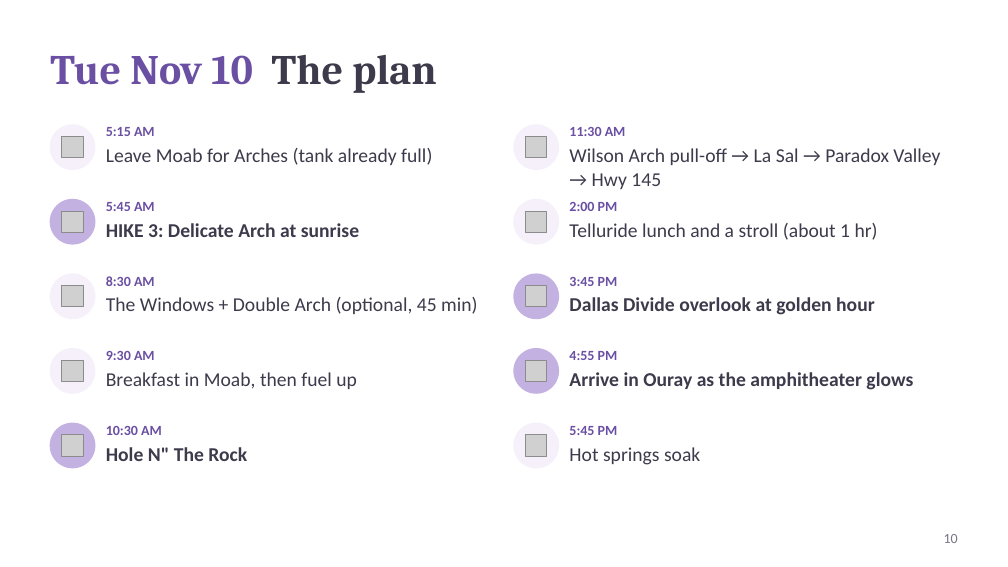
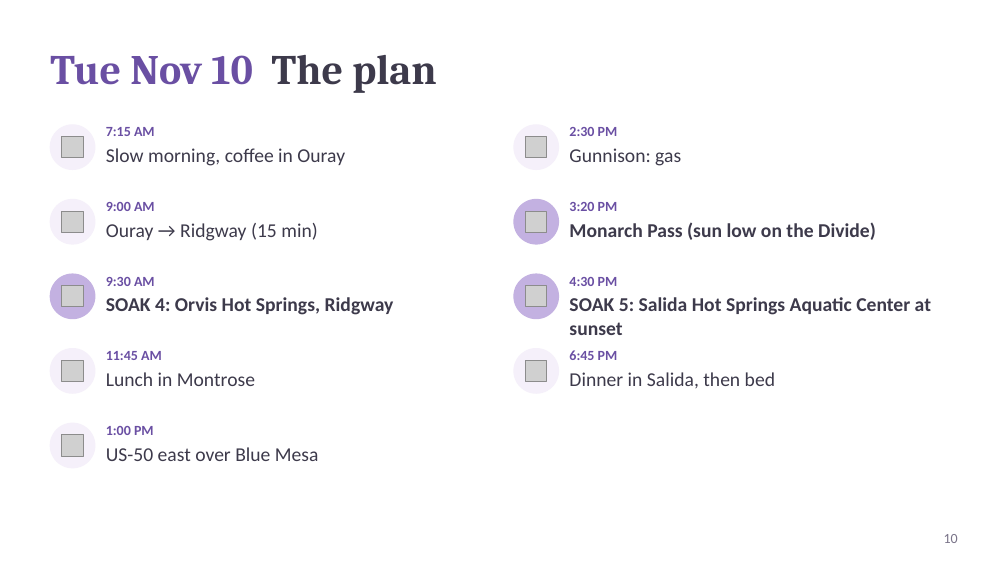
Before and after one commit to kohl-crypto/desert-to-divide, a slide deck: slide 10 of Desert-to-Divide-Tour-Guide.pptx. Drawn at 1008x567 pixels with LibreOffice and Linux fonts; fonts in the diff are those of the drawing; grey boxes stand for pictures. Boxes give left, top, right and bottom in pixels: in the first picture for what was removed or moved away, otherwise in the second. Text is boxed around its words. In the diff, an @@ line names an element or a change of style, - is before the commit and + after.

```diff
--- a/Desert-to-Divide-Tour-Guide.pptx
+++ b/Desert-to-Divide-Tour-Guide.pptx
@@ text at [106,127,155,136]: text changed @@
-5:15 AM
+7:15 AM
@@ text at [106,148,345,166]: text changed @@
-Leave Moab for Arches (tank already full)
+Slow morning, coffee in Ouray
@@ text at [569,127,618,136]: text changed @@
-11:30 AM
+2:30 PM
@@ text at [569,148,681,166]: text changed @@
-Wilson Arch pull-off → La Sal → Paradox Valley → Hwy 145
+Gunnison: gas
@@ text at [106,202,155,211]: text changed @@
-5:45 AM
+9:00 AM
@@ ellipse at [514,200,558,244]: fill #F5F0FA to #C3B1E1; outline #F5F0FA 1 pt to #C3B1E1 1 pt @@
@@ text at [569,202,618,211]: text changed @@
-2:00 PM
+3:20 PM
@@ text at [106,223,317,241]: text changed; bold off @@
-HIKE 3: Delicate Arch at sunrise
+Ouray → Ridgway (15 min)
@@ text at [569,222,876,240]: text changed; bold on @@
-Telluride lunch and a stroll (about 1 hr)
+Monarch Pass (sun low on the Divide)
@@ ellipse at [50,274,95,319]: fill #F5F0FA to #C3B1E1; outline #F5F0FA 1 pt to #C3B1E1 1 pt @@
@@ text at [106,297,394,315]: text changed; bold on @@
-The Windows + Double Arch (optional, 45 min)
+SOAK 4: Orvis Hot Springs, Ridgway
@@ text at [569,277,618,286]: text changed @@
-3:45 PM
+4:30 PM
@@ text at [569,297,931,335]: text changed @@
-Dallas Divide overlook at golden hour
+SOAK 5: Salida Hot Springs Aquatic Center at sunset
@@ text at [106,351,162,360]: text changed @@
-9:30 AM
+11:45 AM
@@ fill #C3B1E1 to #F5F0FA; outline #C3B1E1 1 pt to #F5F0FA 1 pt in 3 elements at [50,200,95,244], [50,423,95,468], [514,349,558,393] @@
@@ text at [569,350,618,360]: text changed @@
-4:55 PM
+6:45 PM
@@ text at [106,372,255,386]: text changed @@
-Breakfast in Moab, then fuel up
+Lunch in Montrose
@@ text at [569,372,775,388]: text changed; bold off @@
-Arrive in Ouray as the amphitheater glows
+Dinner in Salida, then bed
@@ text at [106,426,154,435]: text changed @@
-10:30 AM
+1:00 PM
@@ text at [106,447,319,461]: text changed; bold off @@
-Hole N" The Rock
+US-50 east over Blue Mesa
@@ ellipse removed at [514,423,558,468] @@
@@ picture removed at [525,434,546,456] @@
@@ text removed at [569,426,618,435] @@
-5:45 PM
@@ text removed at [569,447,700,465] @@
-Hot springs soak
```
Also in this commit, not shown: 16 other slides changed, 25 other files.
